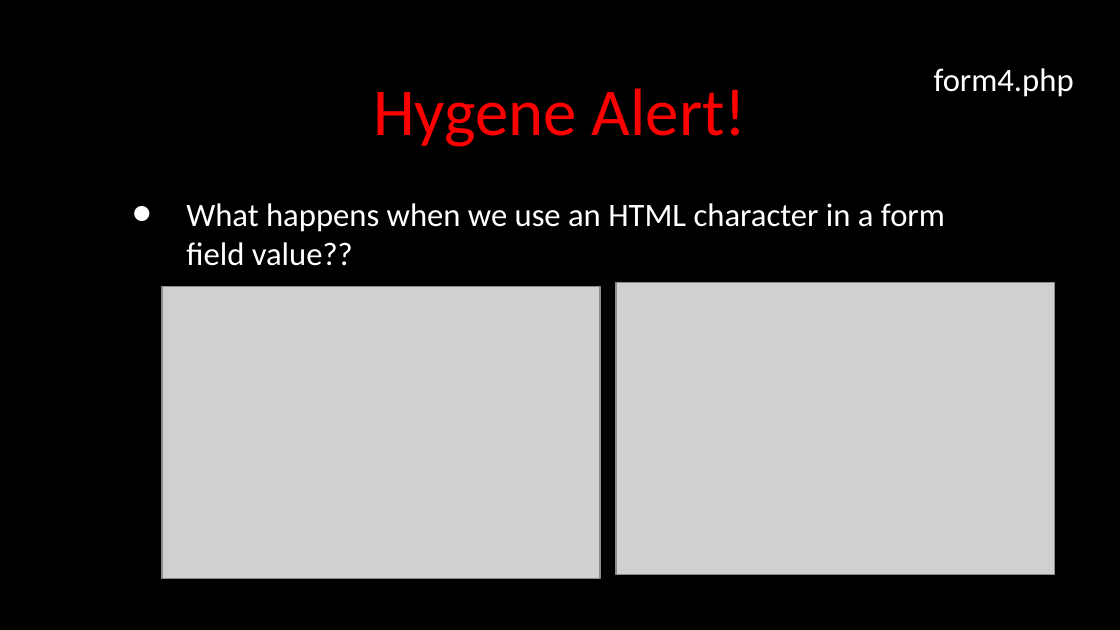
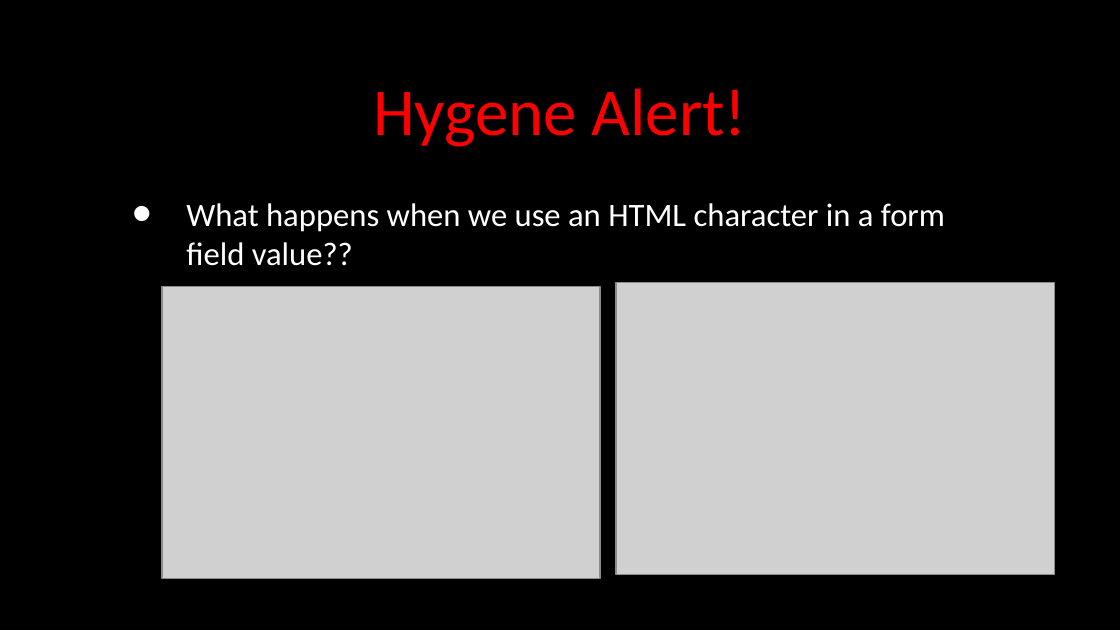
Before and after one commit to csev/wa4e, a slide deck: slide 16 of lectures/PHP-04-Forms.ppt (slide 21 before the commit). Drawn at 1120x630 pixels with LibreOffice and Linux fonts; fonts in the diff are those of the drawing; grey boxes stand for pictures. Boxes give left, top, right and bottom in pixels: in the first picture for what was removed or moved away, otherwise in the second. Text is boxed around its words. In the diff, an @@ line names an element or a change of style, - is before the commit and + after.

```diff
--- a/lectures/PHP-04-Forms.ppt
+++ b/lectures/PHP-04-Forms.ppt
@@ text removed at [934, 68, 1074, 97] @@
-form4.php
```
Also in this commit, not shown: 17 other slides changed, 4 slides added, 4 slides removed, 3 other files.
